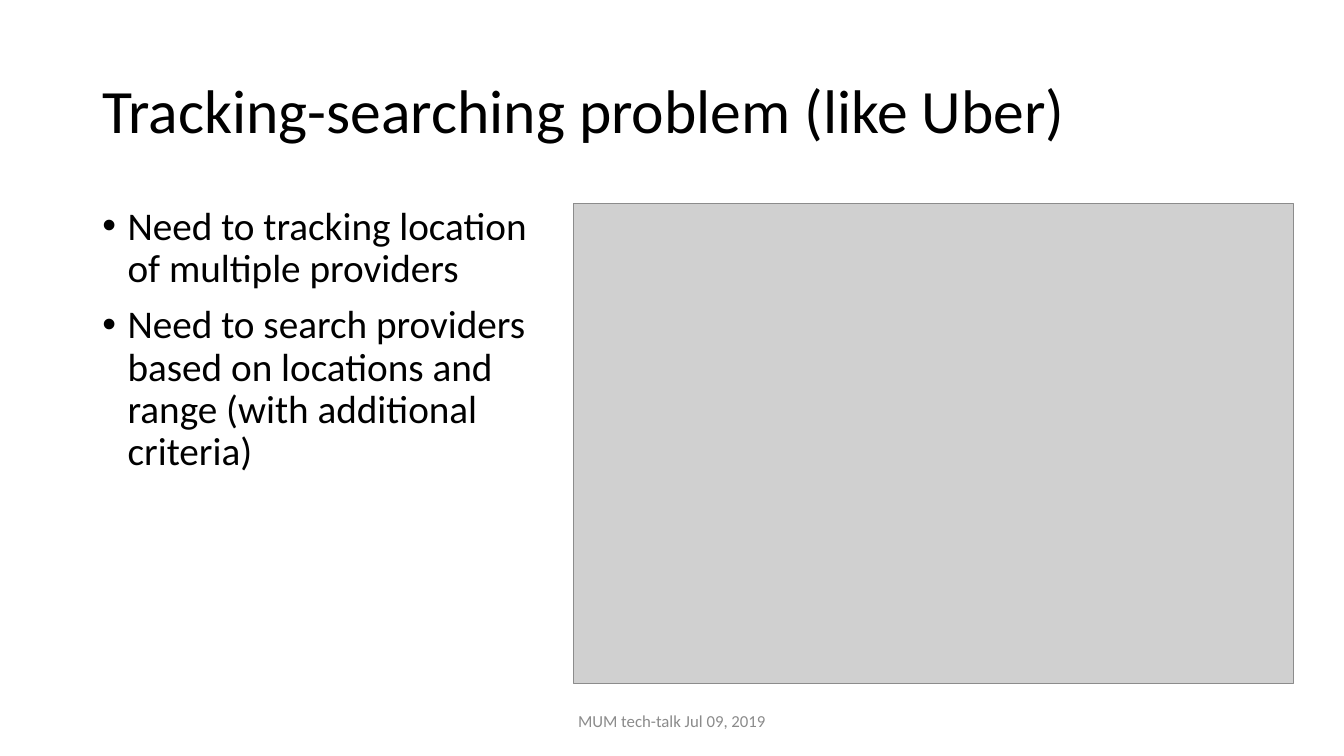
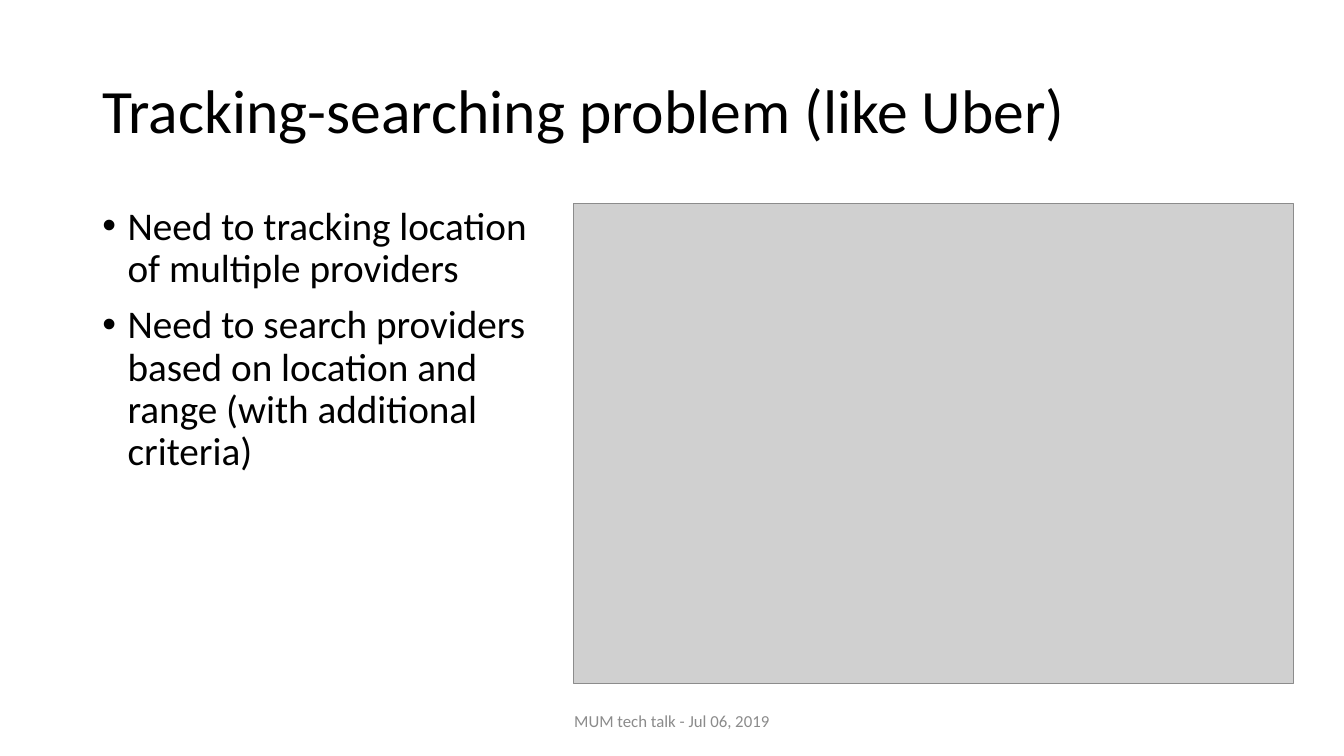
Before and after one commit to nghianghesi/hms, a slide deck: slide 3 of slide.pptx. Drawn at 1344x756 pixels with LibreOffice and Linux fonts; fonts in the diff are those of the drawing; grey boxes stand for pictures. Boxes give left, top, right and bottom in pixels: in the first picture for what was removed or moved away, otherwise in the second. Text is boxed around its words. In the diff, an @@ line names an element or a change of style, - is before the commit and + after.

```diff
--- a/slide.pptx
+++ b/slide.pptx
@@ text at box(128, 310, 525, 470): text changed @@
-• Need to search providers based on locations and range (with additional criteria)
+• Need to search providers based on location and range (with additional criteria)
@@ text at box(574, 715, 769, 729): text changed @@
-MUM tech-talk Jul 09, 2019
+MUM tech talk - Jul 06, 2019
```
Also in this commit, not shown: 8 other slides changed, 19 slides added.
